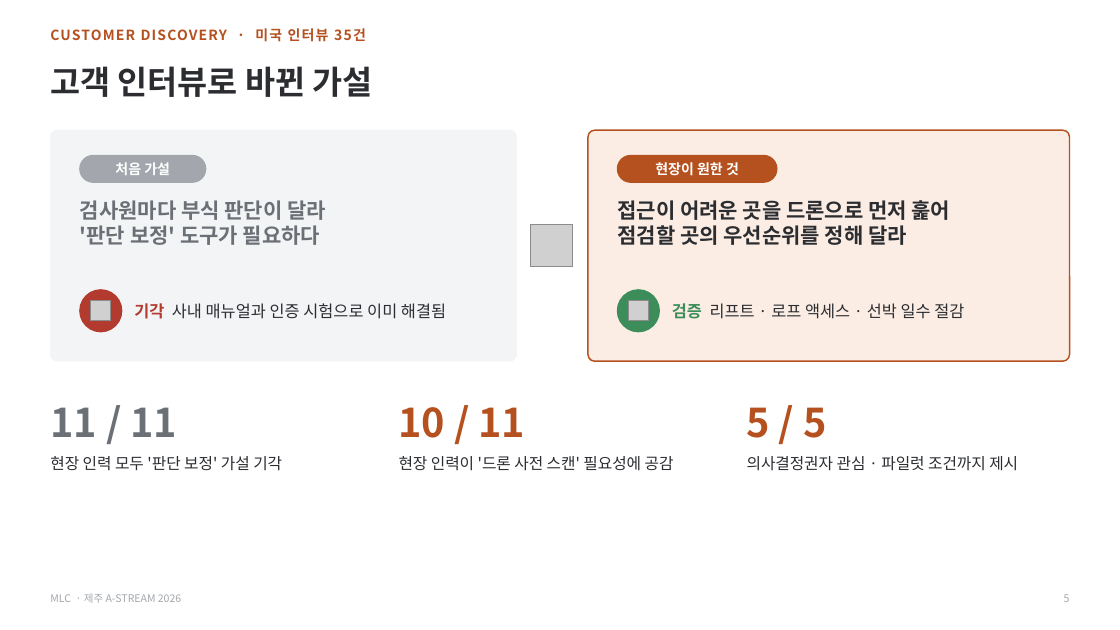
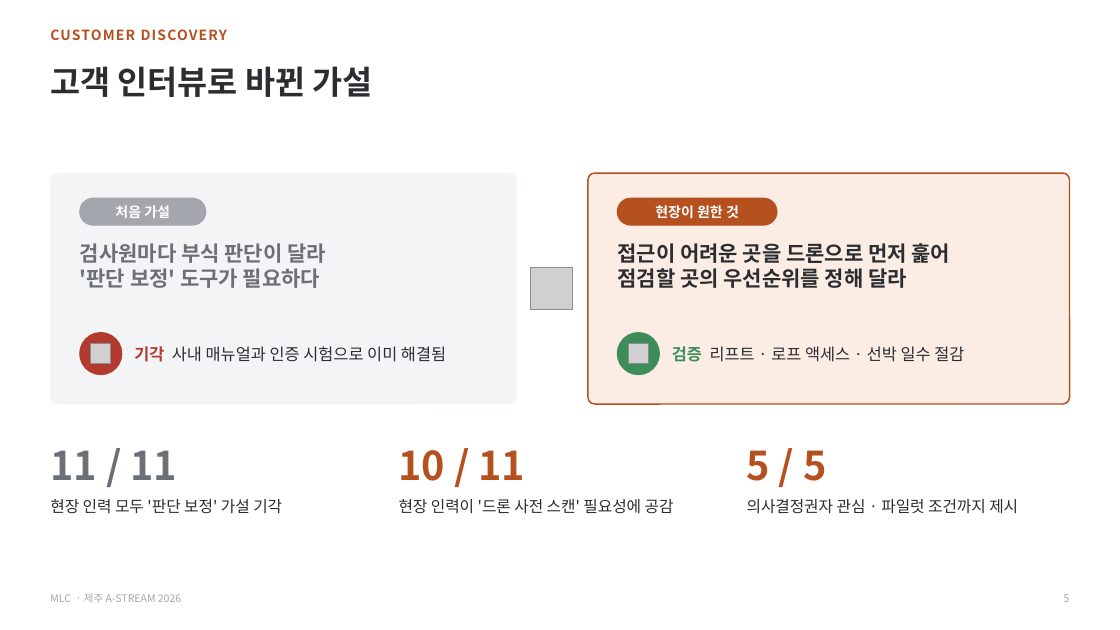
Before and after one commit to zscfvgbb-cmyk/PPT, a slide deck: slide 5 of MLC_IR_A-STREAM2026.pptx. Drawn at 1120x630 pixels with LibreOffice and Linux fonts; fonts in the diff are those of the drawing; grey boxes stand for pictures. Boxes give left, top, right and bottom in pixels: in the first picture for what was removed or moved away, otherwise in the second. Text is boxed around its words. In the diff, an @@ line names an element or a change of style, - is before the commit and + after.

```diff
--- a/MLC_IR_A-STREAM2026.pptx
+++ b/MLC_IR_A-STREAM2026.pptx
@@ text at [50, 29, 227, 40]: text changed @@
-CUSTOMER DISCOVERY · 미국 인터뷰 35건
+CUSTOMER DISCOVERY
@@ 12 texts, 4 rounded rectangles, 3 pictures, 2 ellipses: place and size @@
-12 texts, 4 rounded rectangles, 3 pictures, 2 ellipses at [50, 130, 1070, 471]
+12 texts, 4 rounded rectangles, 3 pictures, 2 ellipses at [50, 173, 1070, 514]
```
Also in this commit, not shown: 7 other slides changed, 1 other file.
